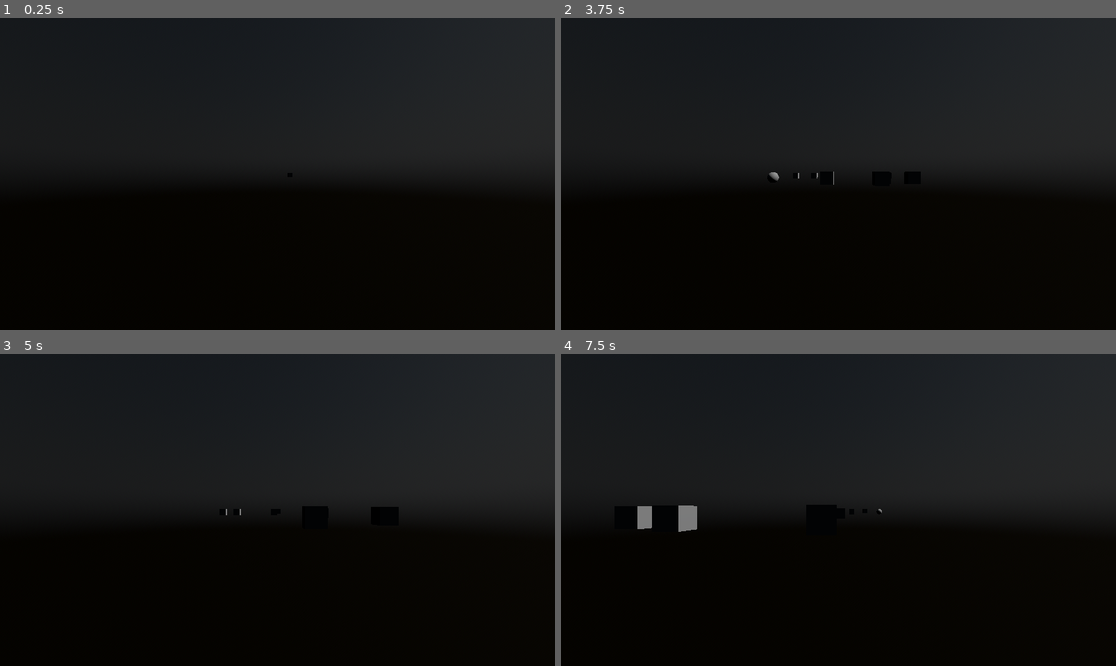
Above: before the commit, frames 1-4 (two rows, left to right).
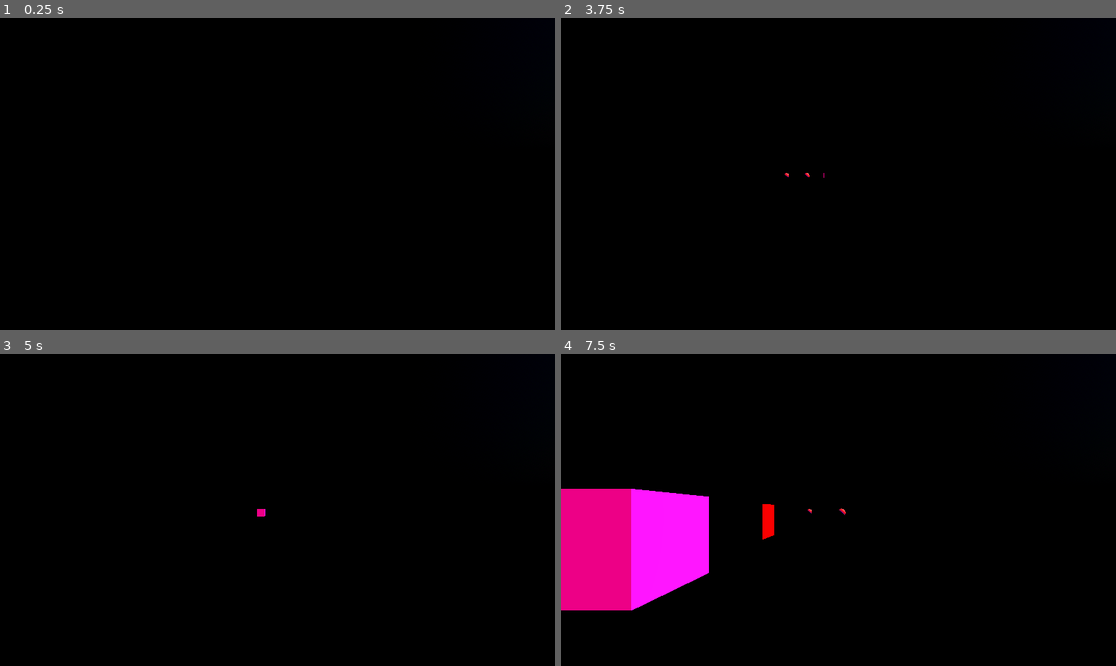
Above: after the commit, the same moments.

Repository: JulesFouchy/ATTENTION-CACTUS-DEVANT
Game: Godot game, scene res://Scenes/level.tscn
Same seed, same stepped clock (60 frames per second), same inputs: the game is played once before the commit and once after it.
Inputs:
- Up to frame 1 (0.25 s): no input
- Up to frame 2 (3.75 s): tap Enter at 0.5, 2 s; tap Space (interact) at 0.6, 1.25, 1.35, 2.1, 2.85, 3.6 s
- Up to frame 3 (5 s): tap Space (interact) at 4.35 s
- Up to frame 4 (7.5 s): tap Space (interact) every 0.75 s from 5.1 to 7.35 s

The runs differ from the first frame. In frame 1, 49% of the frame differs, in the area x 0-100%, y 0-53%; in frame 2, 49%; in frame 3, 49%; in frame 4, 58%, in the area x 0-100%, y 0-83%.

Commit message:
Create different obstacles behaviours + Add test shaders

Diff:
--- a/Scenes/level.tscn
+++ b/Scenes/level.tscn
@@ -1,10 +1,17 @@
 [gd_scene format=3 uid="uid://ckfko6l8ld1gi"]
 
 [ext_resource type="Script" uid="uid://ductso18hnvfk" path="res://Scripts/level.gd" id="1_81xng"]
-[ext_resource type="PackedScene" uid="uid://b3o1pigaa7vj6" path="res://Scenes/obstacle.tscn" id="2_wqkje"]
+[ext_resource type="PackedScene" uid="uid://bf8pn47wr7lf4" path="res://Scenes/obstacle_cube.tscn" id="2_wqkje"]
 [ext_resource type="PackedScene" uid="uid://cydoeybs5bcuy" path="res://Scenes/player.tscn" id="3_0f350"]
-[ext_resource type="PackedScene" uid="uid://bx8ra316hj0ub" path="res://Scenes/obstacle2.tscn" id="3_wqkje"]
+[ext_resource type="PackedScene" uid="uid://ceb0701pf7fv6" path="res://Scenes/obstacle_sphere.tscn" id="3_8c0lf"]
 [ext_resource type="PackedScene" uid="uid://c6bph7tclmmdh" path="res://Scenes/ui_game_over.tscn" id="5_wqkje"]
+
+[sub_resource type="Gradient" id="Gradient_wqkje"]
+offsets = PackedFloat32Array(0.14174455, 0.20404984, 0.24766356, 0.37227413, 0.9423676)
+colors = PackedColorArray(0, 0, 0, 1, 0.47730434, 0.12379829, 0.14989787, 1, 0.37007797, 0.0016060269, 0.79705614, 1, 0.92097193, 0, 0.024697237, 1, 1, 1, 1, 1)
+
+[sub_resource type="GradientTexture1D" id="GradientTexture1D_0f350"]
+gradient = SubResource("Gradient_wqkje")
 
 [sub_resource type="PhysicalSkyMaterial" id="PhysicalSkyMaterial_wqkje"]
 
@@ -14,10 +21,14 @@
 [sub_resource type="Environment" id="Environment_wqkje"]
 background_mode = 2
 sky = SubResource("Sky_wqkje")
+adjustment_enabled = true
+adjustment_color_correction = SubResource("GradientTexture1D_0f350")
+
+[sub_resource type="QuadMesh" id="QuadMesh_8c0lf"]
 
 [node name="Level" type="Node3D" unique_id=1840064657]
 script = ExtResource("1_81xng")
-obstacle_scenes = Array[PackedScene]([ExtResource("2_wqkje"), ExtResource("3_wqkje")])
+obstacle_scenes = Array[PackedScene]([ExtResource("2_wqkje"), ExtResource("3_8c0lf")])
 TimeInSeconds = 0.1
 
 [node name="Player" parent="." unique_id=260235842 instance=ExtResource("3_0f350")]
@@ -37,6 +48,9 @@
 [node name="WorldEnvironment" type="WorldEnvironment" parent="Lighting" unique_id=12470069]
 environment = SubResource("Environment_wqkje")
 
+[node name="MeshInstance3D" type="MeshInstance3D" parent="Lighting/WorldEnvironment" unique_id=124962353]
+mesh = SubResource("QuadMesh_8c0lf")
+
 [node name="DirectionalLight3D" type="DirectionalLight3D" parent="Lighting" unique_id=1096942082]
 transform = Transform3D(0.52459526, 0.8513518, 0, -0.5596576, 0.34485593, 0.7535634, 0.64154756, -0.3953158, 0.6573752, 0, 2.9467344, 0)
 
--- a/Scenes/obstacle.tscn
+++ b/Scenes/obstacle.tscn
@@ -1,23 +1,10 @@
-[gd_scene format=3 uid="uid://b3o1pigaa7vj6"]
+[gd_scene format=3 uid="uid://bx8ra316hj0ub"]
 
-[ext_resource type="Script" uid="uid://c2mk7rmf6tdvu" path="res://Scripts/obstacle.gd" id="1_2p81s"]
-[ext_resource type="Script" uid="uid://d6lgd5ytx28u" path="res://Scripts/area_3d.gd" id="2_rvx1i"]
-
-[sub_resource type="BoxMesh" id="BoxMesh_qcbvg"]
-
-[sub_resource type="BoxShape3D" id="BoxShape3D_qcbvg"]
+[ext_resource type="Script" uid="uid://c2mk7rmf6tdvu" path="res://Scripts/obstacle.gd" id="1_dhrd1"]
 
 [node name="Obstacle" type="Node3D" unique_id=1354599717]
-script = ExtResource("1_2p81s")
-spawn_probability = 0.5
-
-[node name="MeshInstance3D" type="MeshInstance3D" parent="." unique_id=1956477167]
-mesh = SubResource("BoxMesh_qcbvg")
+script = ExtResource("1_dhrd1")
 
 [node name="Area3D" type="Area3D" parent="." unique_id=1701168608]
-script = ExtResource("2_rvx1i")
-
-[node name="CollisionShape3D" type="CollisionShape3D" parent="Area3D" unique_id=348231817]
-shape = SubResource("BoxShape3D_qcbvg")
 
 [connection signal="area_entered" from="Area3D" to="." method="_on_area_3d_area_entered"]
--- a/Scenes/obstacle2.tscn
+++ /dev/null
@@ -1,20 +0,0 @@
-[gd_scene format=3 uid="uid://bx8ra316hj0ub"]
-
-[ext_resource type="Script" uid="uid://c2mk7rmf6tdvu" path="res://Scripts/obstacle.gd" id="1_dhrd1"]
-
-[sub_resource type="SphereMesh" id="SphereMesh_dhrd1"]
-
-[sub_resource type="SphereShape3D" id="SphereShape3D_ss3h7"]
-
-[node name="Obstacle" type="Node3D" unique_id=1354599717]
-script = ExtResource("1_dhrd1")
-
-[node name="MeshInstance3D" type="MeshInstance3D" parent="." unique_id=1956477167]
-mesh = SubResource("SphereMesh_dhrd1")
-
-[node name="Area3D" type="Area3D" parent="." unique_id=1701168608]
-
-[node name="CollisionShape3D" type="CollisionShape3D" parent="Area3D" unique_id=348231817]
-shape = SubResource("SphereShape3D_ss3h7")
-
-[connection signal="area_entered" from="Area3D" to="." method="_on_area_3d_area_entered"]
--- /dev/null
+++ b/Scenes/obstacle_cube.tscn
@@ -0,0 +1,36 @@
+[gd_scene format=3 uid="uid://bf8pn47wr7lf4"]
+
+[ext_resource type="PackedScene" uid="uid://bx8ra316hj0ub" path="res://Scenes/obstacle.tscn" id="1_1n6n5"]
+[ext_resource type="Script" uid="uid://biw41ady0kdxu" path="res://Scripts/obstacle_cube.gd" id="2_qkkv5"]
+[ext_resource type="Shader" uid="uid://dwk4wyqw4m0pw" path="res://Shaders/test.tres" id="3_h27aj"]
+[ext_resource type="Shader" uid="uid://kac6pdmj050i" path="res://Shaders/ab.tres" id="4_ggre3"]
+
+[sub_resource type="BoxShape3D" id="BoxShape3D_1n6n5"]
+
+[sub_resource type="ShaderMaterial" id="ShaderMaterial_4r5bs"]
+render_priority = 0
+shader = ExtResource("3_h27aj")
+shader_parameter/ColorParameter = Color(1, 0, 0, 1)
+
+[sub_resource type="BoxMesh" id="BoxMesh_1n6n5"]
+
+[sub_resource type="ShaderMaterial" id="ShaderMaterial_ggre3"]
+render_priority = 0
+shader = ExtResource("4_ggre3")
+
+[node name="Obstacle" unique_id=1354599717 instance=ExtResource("1_1n6n5")]
+script = ExtResource("2_qkkv5")
+
+[node name="CollisionShape3D" type="CollisionShape3D" parent="Area3D" parent_id_path=PackedInt32Array(1701168608) index="0" unique_id=451890866]
+shape = SubResource("BoxShape3D_1n6n5")
+
+[node name="Cube Rouge" type="MeshInstance3D" parent="." index="1" unique_id=532779076]
+unique_name_in_owner = true
+material_override = SubResource("ShaderMaterial_4r5bs")
+mesh = SubResource("BoxMesh_1n6n5")
+
+[node name="Cube Rose" type="MeshInstance3D" parent="." index="2" unique_id=2142567546]
+unique_name_in_owner = true
+visible = false
+material_override = SubResource("ShaderMaterial_ggre3")
+mesh = SubResource("BoxMesh_1n6n5")
--- /dev/null
+++ b/Scenes/obstacle_sphere.tscn
@@ -0,0 +1,17 @@
+[gd_scene format=3 uid="uid://ceb0701pf7fv6"]
+
+[ext_resource type="PackedScene" uid="uid://bx8ra316hj0ub" path="res://Scenes/obstacle.tscn" id="1_2c7ma"]
+[ext_resource type="Script" uid="uid://dseh681ix56e2" path="res://Scripts/obstacle_sphere.gd" id="2_jsu32"]
+
+[sub_resource type="SphereShape3D" id="SphereShape3D_2c7ma"]
+
+[sub_resource type="SphereMesh" id="SphereMesh_jsu32"]
+
+[node name="Obstacle" unique_id=1354599717 instance=ExtResource("1_2c7ma")]
+script = ExtResource("2_jsu32")
+
+[node name="CollisionShape3D" type="CollisionShape3D" parent="Area3D" parent_id_path=PackedInt32Array(1701168608) index="0" unique_id=283052725]
+shape = SubResource("SphereShape3D_2c7ma")
+
+[node name="MeshInstance3D" type="MeshInstance3D" parent="." index="1" unique_id=785919980]
+mesh = SubResource("SphereMesh_jsu32")
--- a/Scripts/obstacle.gd
+++ b/Scripts/obstacle.gd
@@ -18,7 +18,7 @@
 	State.MaskChanged.connect(_on_mask_changed)
 
 func _on_mask_changed() -> void:
-	enabled = not enabled
+	pass
 
 func _process(delta: float) -> void:
 	translate(Vector3(-delta * speed, 0, 0))
--- /dev/null
+++ b/Scripts/obstacle_cube.gd
@@ -0,0 +1,9 @@
+extends Obstacle
+
+@onready var cube_rouge: MeshInstance3D = %"Cube Rouge"
+@onready var cube_rose: MeshInstance3D = %"Cube Rose"
+
+
+func _on_mask_changed() -> void:
+	cube_rouge.visible = not cube_rouge.visible
+	cube_rose.visible = not cube_rose.visible
--- /dev/null
+++ b/Scripts/obstacle_sphere.gd
@@ -0,0 +1,4 @@
+extends Obstacle
+
+func _on_mask_changed() -> void:
+	enabled = not enabled
--- /dev/null
+++ b/Shaders/ab.tres
@@ -0,0 +1,11 @@
+[gd_resource type="VisualShader" format=3 uid="uid://kac6pdmj050i"]
+
+[sub_resource type="VisualShaderNodeColorFunc" id="VisualShaderNodeColorFunc_ypie6"]
+default_input_values = [0, Vector3(28.585, 0.205, 6.775)]
+function = 4
+
+[resource]
+nodes/vertex/0/position = Vector2(512, 80)
+nodes/fragment/2/node = SubResource("VisualShaderNodeColorFunc_ypie6")
+nodes/fragment/2/position = Vector2(-32, 272)
+nodes/fragment/connections = PackedInt32Array(2, 0, 0, 0)
--- /dev/null
+++ b/Shaders/test.gdshader
@@ -0,0 +1,82 @@
+shader_type canvas_item;
+
+uniform int step_posterize : hint_range(0, 100, 1) = 20;
+uniform int step_pixelated : hint_range(0, 1000, 1) = 720;
+
+uniform vec3 color_A : source_color = vec3(0.5, 0.5, 0.0);
+uniform vec3 color_B : source_color = vec3(0.1, 0.1, 0.1);
+
+uniform bool dithering_bayer;
+uniform bool animated_dithering;
+uniform bool smooth_animate;
+
+uniform float interval : hint_range(0.1, 5.0, 0.1) = 0.1;
+
+uniform sampler2D text : hint_screen_texture, repeat_disable, filter_nearest;
+
+const mat4 THRESHOLD_MATRIX = mat4(
+		vec4(1.0 / 17.0,  9.0 / 17.0,  3.0 / 17.0, 11.0 / 17.0),
+		vec4(13.0 / 17.0,  5.0 / 17.0, 15.0 / 17.0,  7.0 / 17.0),
+		vec4(4.0 / 17.0, 12.0 / 17.0,  2.0 / 17.0, 10.0 / 17.0),
+		vec4(16.0 / 17.0,  8.0 / 17.0, 14.0 / 17.0,  6.0 / 17.0));
+
+vec3 quntizarion_color(vec3 color){
+	color = floor(color * vec3(float(step_posterize))) / vec3(float(step_posterize));
+	return color;
+}
+
+vec2 pixelated(vec2 uv){
+	uv = (vec2(ivec2(uv * float(step_pixelated))) + 0.5) / float(step_pixelated);
+	return uv;
+}
+
+float rng_number(vec2 input){
+	float rng;
+	if (animated_dithering){
+		if (smooth_animate){
+			rng = fract(sin(dot(input, vec2(1242.1, 5514.12)) * 1.2911) * 155.12 * TIME);
+		} else {
+			rng = fract(sin(dot(input, vec2(1242.1, 5514.12)) * 1.2911) * 155.12 * floor(TIME / interval));
+		}
+	} else {
+		rng = fract(sin(dot(input, vec2(1262.1, 5534.12)) * 2.4211) * 121355.1266);
+	}
+
+	return rng;
+}
+
+vec3 rng_dithering(vec3 color, vec2 uv){
+	float randomness = color.r;
+	if (randomness > rng_number(uv)){
+		color = color_A;
+	}else{
+		color = color_B;
+	}
+	return color;
+}
+
+vec3 dithering(vec3 color, vec2 uv){
+	vec2 reverse_uv = uv * vec2(float(step_pixelated));
+	float bayer_index = THRESHOLD_MATRIX[int(reverse_uv.x) % 4][int(reverse_uv.y)% 4];
+	if (bayer_index < color.r){
+		color = vec3(color_A);
+	} else{
+		color = vec3(color_B);
+	}
+	return color;
+}
+void fragment() {
+	vec2 aspect = vec2(1.0, SCREEN_PIXEL_SIZE.x / SCREEN_PIXEL_SIZE.y);
+	vec3 color = texture(text, UV).rgb;
+
+	color = texture(text, pixelated(UV)).rgb;
+	color = quntizarion_color(color);
+	if (dithering_bayer){
+		color = dithering(color, pixelated(UV * aspect));
+	} else {
+		color = rng_dithering(color, pixelated(UV * aspect));
+	}
+	//color = vec3(rng_number(UV));
+	COLOR.rgb = color;
+
+}
--- /dev/null
+++ b/Shaders/test.tres
@@ -0,0 +1,12 @@
+[gd_resource type="VisualShader" format=3 uid="uid://dwk4wyqw4m0pw"]
+
+[sub_resource type="VisualShaderNodeColorParameter" id="VisualShaderNodeColorParameter_wa5hw"]
+parameter_name = "ColorParameter"
+default_value_enabled = true
+default_value = Color(1, 0, 0, 1)
+
+[resource]
+nodes/vertex/0/position = Vector2(304, -304)
+nodes/fragment/2/node = SubResource("VisualShaderNodeColorParameter_wa5hw")
+nodes/fragment/2/position = Vector2(-208, 352)
+nodes/fragment/connections = PackedInt32Array(2, 0, 0, 0)
--- /dev/null
+++ b/Shaders/test2.tres
@@ -0,0 +1,5 @@
+[gd_resource type="VisualShader" format=3 uid="uid://cfjjfpn3txg5q"]
+
+[resource]
+mode = 1
+flags/light_only = false
Not shown, added: Scripts/obstacle_cube.gd.uid
Not shown, added: Scripts/obstacle_sphere.gd.uid
Not shown, added: Shaders/test.gdshader.uid
